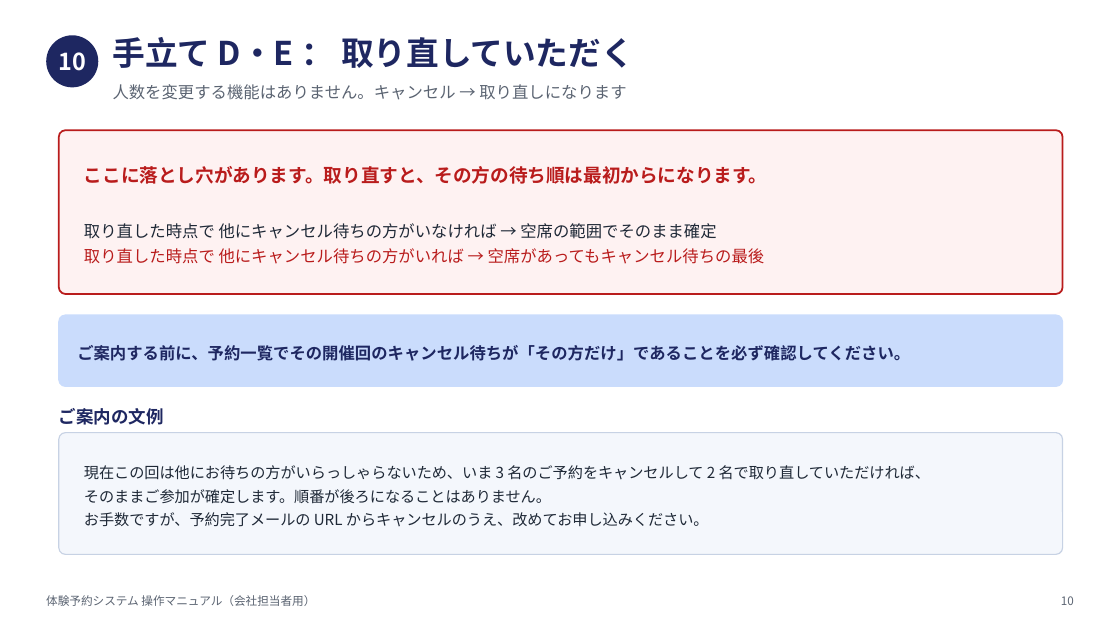
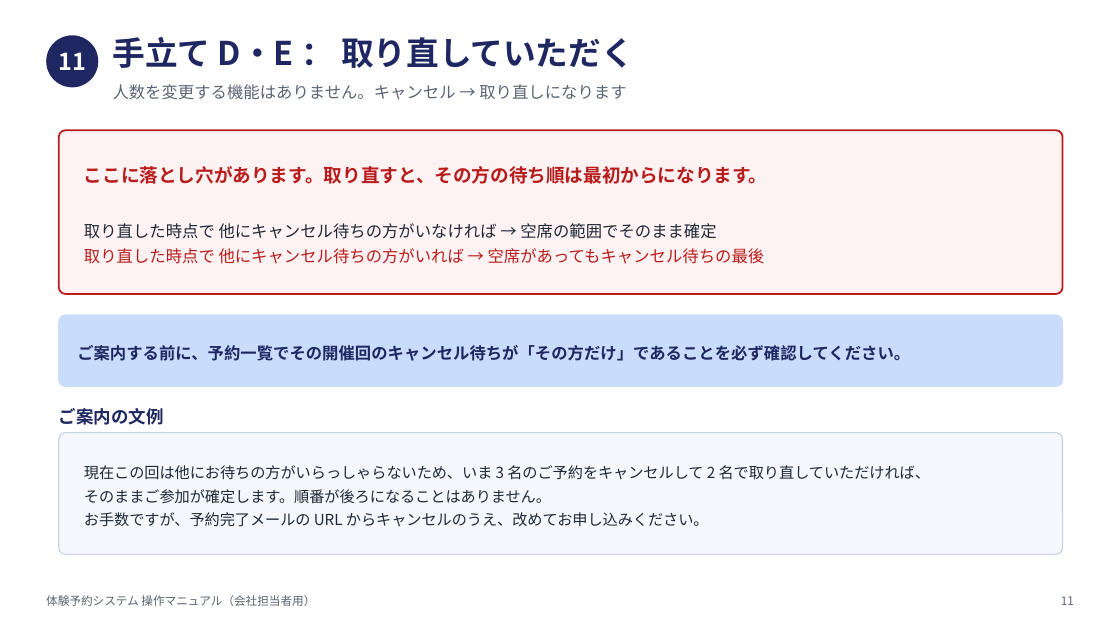
Before and after one commit to nisplus/reserve, a slide deck: slide 12 of docs/manual-company.pptx (slide 11 before the commit). Drawn at 1120x630 pixels with LibreOffice and Linux fonts; fonts in the diff are those of the drawing. Boxes give left, top, right and bottom in pixels: in the first picture for what was removed or moved away, otherwise in the second. Text is boxed around its words. In the diff, an @@ line names an element or a change of style, - is before the commit and + after.

```diff
--- a/docs/manual-company.pptx
+++ b/docs/manual-company.pptx
@@ text at [58,52,86,70]: text changed @@
-10
+11
@@ text at [1061,596,1074,605]: text changed @@
-10
+11
```
Also in this commit, not shown: 10 other slides changed, 1 slide added, 13 other files.
